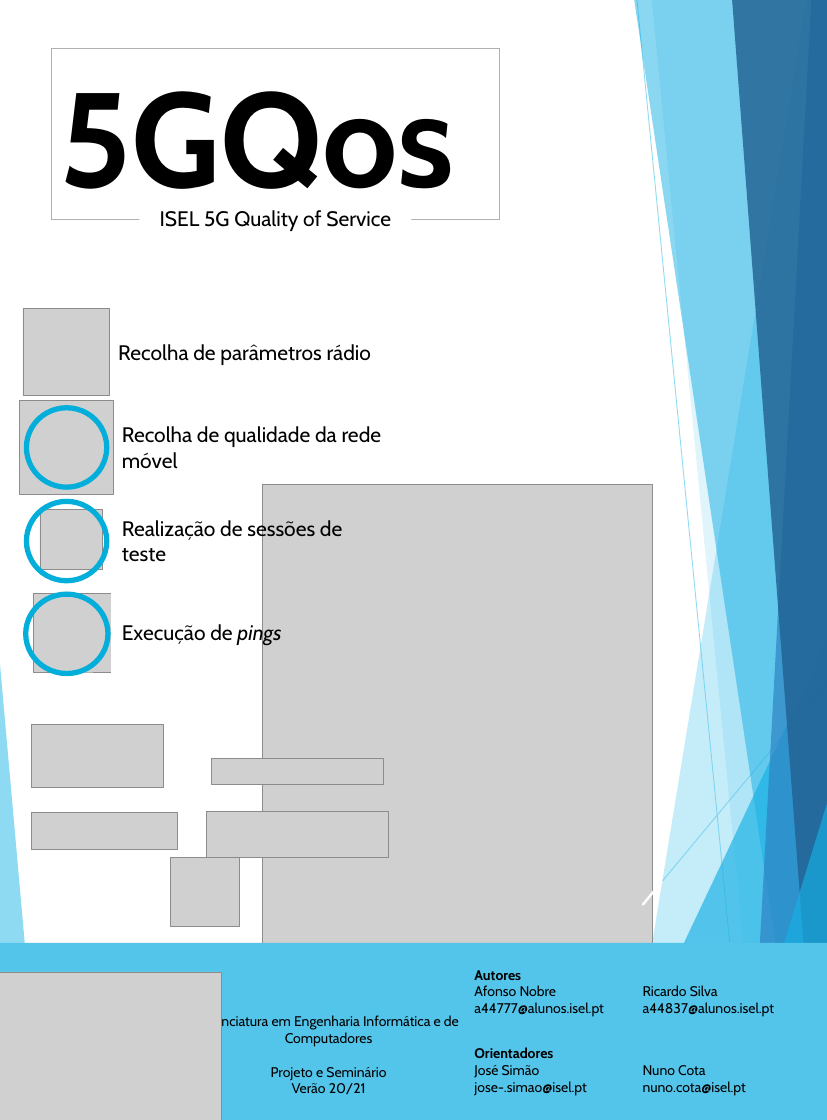
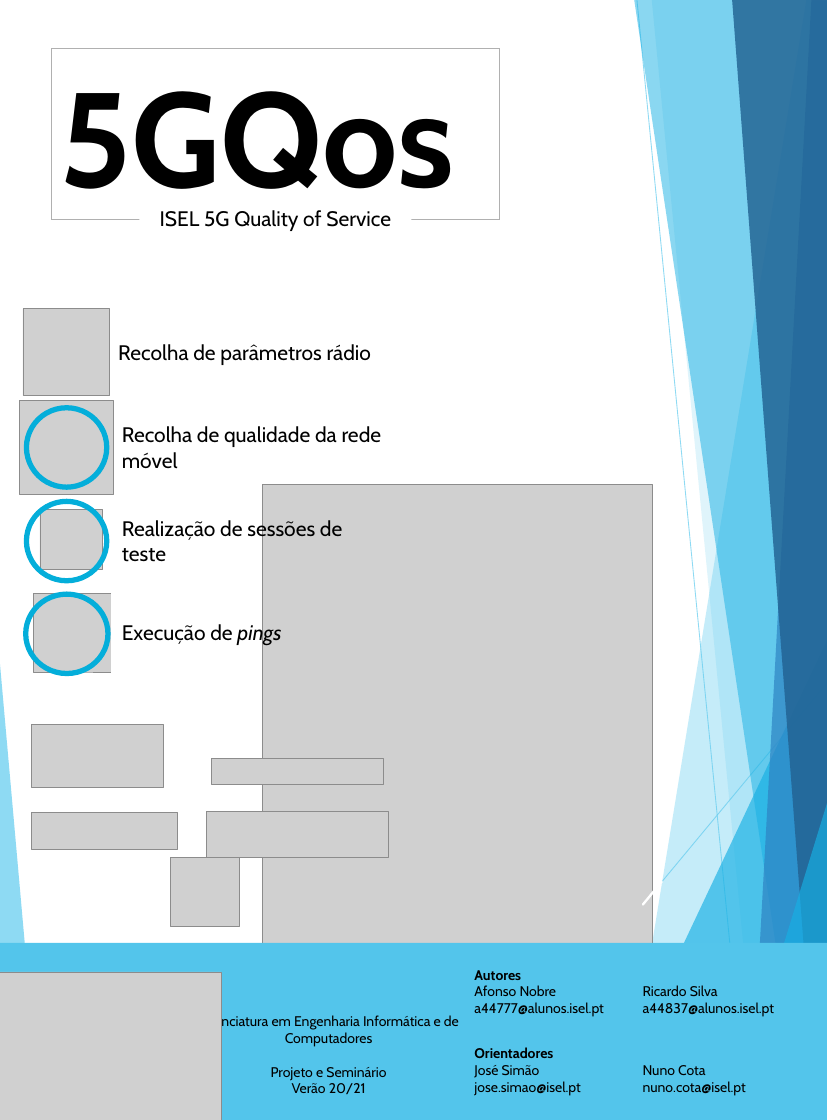
Before and after one commit to RicardoSilvaRCS/5G-QOS, a slide deck: slide 1 of Reports/Cartaz.pptx. Drawn at 827x1120 pixels with LibreOffice and Linux fonts; fonts in the diff are those of the drawing; grey boxes stand for pictures. Boxes give left, top, right and bottom in pixels: in the first picture for what was removed or moved away, otherwise in the second. Text is boxed around its words. In the diff, an @@ line names an element or a change of style, - is before the commit and + after.

```diff
--- a/Reports/Cartaz.pptx
+++ b/Reports/Cartaz.pptx
@@ text at (x1=474, y1=1065, x2=746, y2=1096): text changed @@
-jose-.simao@isel.pt nuno.cota@isel.pt
+jose.simao@isel.pt nuno.cota@isel.pt
```
Also in this commit, not shown: 24 other files.
